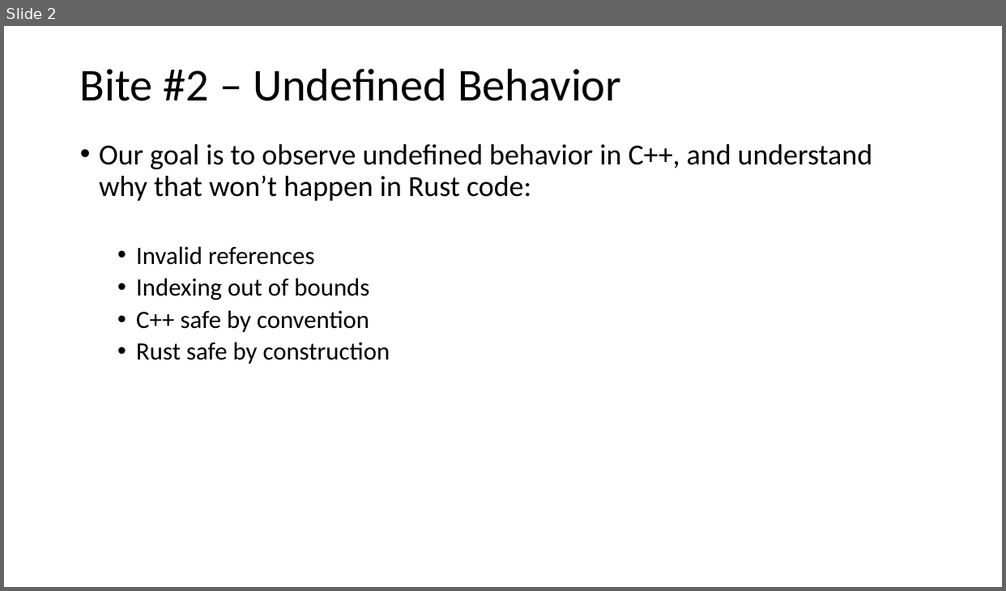
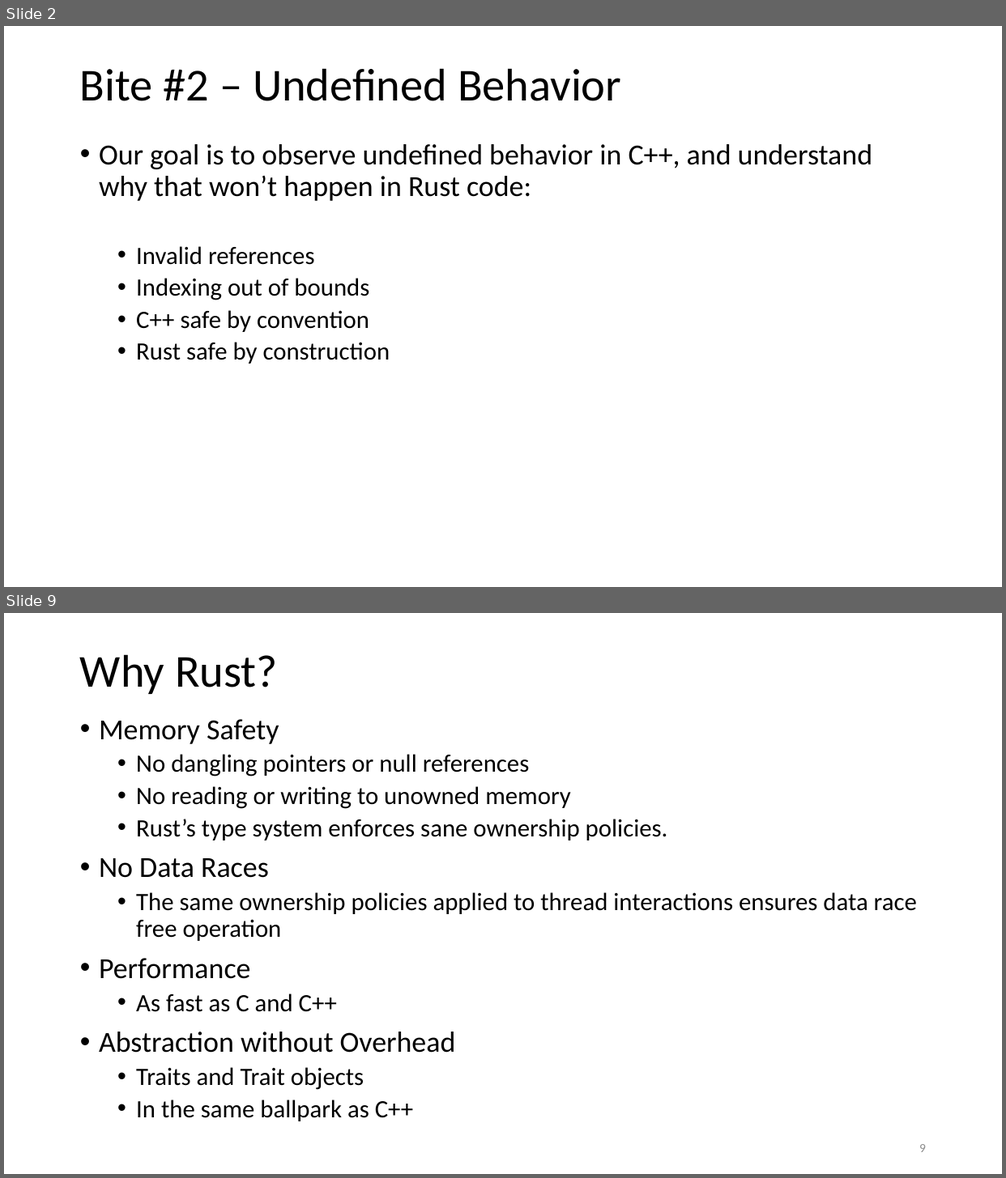
Before and after one commit to JimFawcett/JimFawcett.github.io, a slide deck: Resources/ConsumingRustBite2.pptx. Shown one above the other, each under a label of ours: slide 2 before the commit, slides 2 and 9 after it; the slides between them are not shown. The pictures are 1006x591 and 1006x1178 pixels, drawn with LibreOffice and Linux fonts; fonts in the diff are those of the drawing. Boxes give left, top, right and bottom in pixels: in the first picture for what was removed or moved away, otherwise in the second. Text is boxed around its words. In the diff, an @@ line names an element or a change of style, - is before the commit and + after.

```diff
--- a/Resources/ConsumingRustBite2.pptx
+++ b/Resources/ConsumingRustBite2.pptx
@@ slide 9 added at [4, 613, 1002, 1174], background #FFFFFF @@
@@ title added at [80, 654, 278, 694], 44 pt, text #000000 @@
+Why Rust?
@@ text added at [99, 719, 917, 1122], 24 pt, text #000000 @@
+• Memory Safety
+  • No dangling pointers or null references
+  • No reading or writing to unowned memory
+  • Rust’s type system enforces sane ownership policies.
+• No Data Races
+  • The same ownership policies applied to thread interactions ensures data race free operation
+• Performance
+  • As fast as C and C++
+• Abstraction without Overhead
+  • Traits and Trait objects
+  • In the same ballpark as C++
@@ page number added at [919, 1144, 926, 1152], 12 pt, text #8C8C8C @@
+9
```
Also in this commit, not shown: 3 slides changed, 6 other slides added, 5 slides removed, 1 other file.
